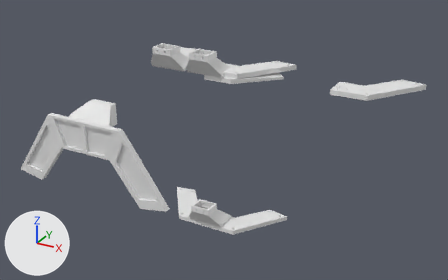
An edit to the Blender file monitor_mount/bender/design6.blend, drawn before and after from the same camera.
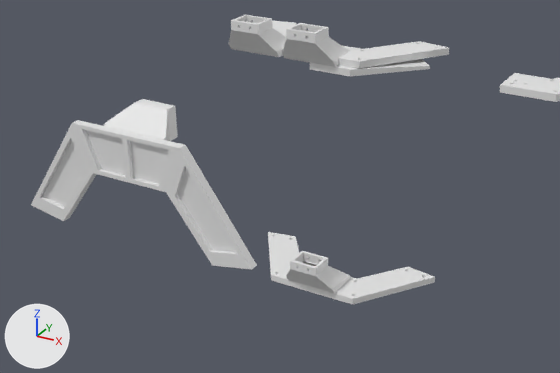
The first picture shows the older version from a 50 mm camera at (70.1, -119.1, 43.8) aimed at (11.3, -12.2, -9.7). The close-ups show both versions on the part from 0% to 83% of the width and 12% to 100% of the height of that picture; other places that the commit changed are outside them. The axes (+X, +Y, +Z) are drawn at lower left. The lights are the same throughout. The same objects are shown in both versions, whatever each file hides.

In view in the first close-up: 'base_connection', 'base_connection.002', 'base_connection_applied', 'base_connection_applied.001', 'base_half', 'base_half.001', 'base_half.002', 'base_half.003', 'base_half.004', 'base_half_applied', 'base_half_applied.003', 'base_half_applied.004'.
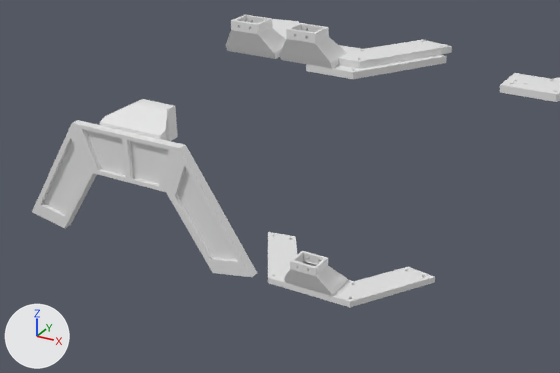
Pixel boxes (x1, y1, x2, y2) of what changed, in the close-ups (560 x 373 px; the box of a moved part takes in the faces that stretch with it):
'base_half.001', reshaped
    before: (124, 132, 257, 270)
    after: (124, 133, 257, 277)
'base_half.003', reshaped (7% taller)
    before: (31, 120, 130, 221)
    after: (32, 120, 130, 228)
'base_half_applied.003', reshaped, moved (8% taller)
    before: (311, 267, 435, 304)
    after: (308, 267, 435, 307)
'base_connection.002', reshaped
    before: (104, 99, 178, 141)
    after: (100, 99, 178, 141)
'base_connection', reshaped
    before: (282, 23, 350, 67)
    after: (279, 23, 347, 69)
'base_half', reshaped
    before: (339, 41, 449, 69)
    after: (339, 40, 452, 69)
'base_connection_applied', reshaped
    before: (228, 15, 286, 57)
    after: (226, 15, 286, 59)
'base_connection_applied.001', reshaped (7% taller)
    before: (286, 251, 351, 293)
    after: (284, 251, 348, 296)
'base_half_applied.004', reshaped, moved (7% narrower)
    before: (268, 232, 311, 292)
    after: (268, 232, 308, 295)
'base_half.004', reshaped, moved
    before: (310, 59, 430, 76)
    after: (306, 55, 447, 79)
'base_half.002', reshaped
    before: (272, 21, 296, 56)
    after: (272, 19, 299, 39)
part 1 of me_cube_012, moved or reshaped
    before: (268, 78, 560, 304)
    after: (268, 55, 560, 307)
part 2 of me_cube_012, moved or reshaped
    before: (272, 73, 556, 299)
    after: (268, 65, 556, 302)
part 3 of me_cube_005, moved or reshaped
    before: (31, 21, 449, 270)
    after: (32, 19, 452, 277)
part 4 of me_cube_018, moved or reshaped
    before: (228, 29, 351, 293)
    after: (226, 29, 348, 296)
part 5 of me_cube_013, moved or reshaped (not visible before)
    after: (100, 36, 308, 139)
part 6 of me_cube_013, moved or reshaped
    before: (104, 39, 350, 141)
    after: (100, 39, 347, 141)

Diff of the bpy script that builds the scene:
```diff
--- a/monitor_mount/bender/design6.blend.py
+++ b/monitor_mount/bender/design6.blend.py
@@ me_cube_012 @@
 # used by ob_base_half_applied; location = (30.0, 0.0, 0.0)
-me_cube_012.from_pydata(...)  # 484 vertices, 260 faces; spans x 0.0..17.0, y 0.0..14.0, z 0.0..1.1
+me_cube_012.from_pydata(...)  # 484 vertices, 260 faces; spans x 0.0..17.0, y 0.0..15.0, z 0.0..1.1
+# me_cube_012 part 1: 3 vertices moved from x 11.2..15.2, y 11.9..12.4, z 0.5..1.1 to x 11.3..15.3, y 12.9..13.4, z 0.5..1.1; 130 vertices removed from x 11.2..17.0, y 11.5..13.1, z 0.0..1.1; 130 vertices added at x 11.3..17.0, y 12.5..15.0, z 0.0..1.1
+# me_cube_012 part 2: 6 vertices moved within x 1.3..7.3, y 0.9..2.5, z 0.0..1.1; 11 vertices removed from x 1.2..5.4, y 1.0..5.3, z 0.0..1.1; 11 vertices added at x 1.3..5.5, y 1.0..5.3, z 0.0..1.1
@@ me_cube_005 @@
 me_cube_005.from_pydata(...)  # 28 vertices, 26 faces; spans x 0.0..17.0, y 0.0..14.0, z 0.0..1.1
 # used by ob_base_half_002; location = (0.0, 0.0, 0.0); scale = (-1.0, 1.0, 1.0)
 # before: 2 (11.5, 14.0, 0.0), 3 (17.0, 13.0, 0.0), 6 (11.5, 14.0, 1.1), 7 (17.0, 13.0, 1.1), 20 (11.2, 12.2, 0.0)
 # before: 21 (15.2, 11.5, 0.0), 24 (11.2, 12.2, 0.5), 25 (15.2, 11.5, 0.5)
+# me_cube_005 part 3
+for i in [2, 3, 6, 7, 20, 21, 24, 25]: me_cube_005.vertices[i].co += Vector((0.0, 1.0, 0.0))
@@ me_cube_018 @@
 # used by ob_base_connection_applied_001; location = (0.0, -0.5, -39.2)
-me_cube_018.from_pydata(...)  # 736 vertices, 410 faces; spans x -4.5..4.5, y -3.5..5.0, z 0.0..5.5
+me_cube_018.from_pydata(...)  # 736 vertices, 410 faces; spans x -4.5..4.5, y -3.5..4.0, z 0.0..5.5
+# me_cube_018 part 4: 61 vertices moved from x -4.5..4.5, y -1.6..5.0, z 0.0..1.75 to x -4.5..4.5, y -2.4..4.0, z 0.0..1.75; 395 vertices removed from x -3.25..3.5, y -0.5..3.4, z 0.0..1.75; 395 vertices added at x -3.25..3.5, y -1.5..2.4, z 0.0..1.75
@@ me_cube_013 @@
 me_cube_013.from_pydata(...)  # 40 vertices, 38 faces; spans x -4.5..4.5, y -3.5..5.0, z 0.0..5.5
 # used by ob_base_connection_002; location = (0.0, -42.0, 1.4); rotation_euler = (-1.571, 0.0, 0.0), in degrees (-90, 0, 0)
+# me_cube_013 part 5: all 18 vertices in x -4.5..4.5, y -1.0..5.0, z 0.0..1.0 are moved by (0.0, -1.0, 0.0)
+# me_cube_013 part 6: all 2 vertices in x -4.5..4.5, y -1.6, z 1.0 are moved by (0.0, -0.8, 0.0)
@@ ob_base_half_applied_004 @@
 ob_base_half_applied_004 = bpy.data.objects.new('base_half_applied.004', me_cube_012)
-ob_base_half_applied_004.location = (0.0, -1.5, -40.4)
+ob_base_half_applied_004.location = (0.0, -2.5, -40.4)
 ob_base_half_applied_004.scale = (-1.0, 1.0, 1.0)
@@ ob_base_half_applied_003 @@
 ob_base_half_applied_003 = bpy.data.objects.new('base_half_applied.003', me_cube_012)
-ob_base_half_applied_003.location = (0.0, -1.5, -40.4)
+ob_base_half_applied_003.location = (0.0, -2.5, -40.4)
@@ ob_base_half_004 @@
-ob_base_half_004 = bpy.data.objects.new('base_half.004', me_cube_016)
-ob_base_half_004.location = (0.0, -1.0, -1.1)
+ob_base_half_004 = bpy.data.objects.new('base_half.004', me_cube_012)
+ob_base_half_004.location = (0.0, -2.0, -1.1)
```
